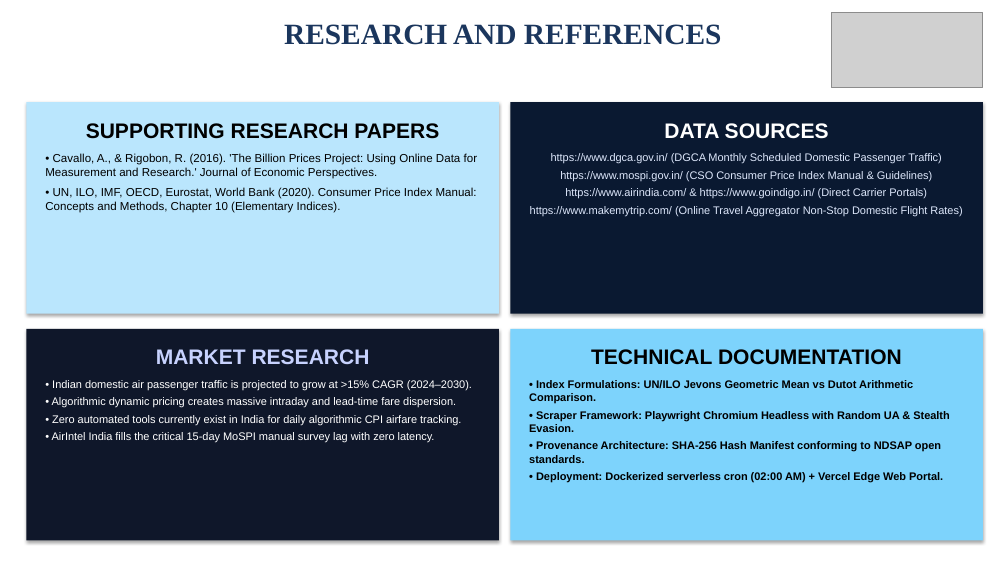
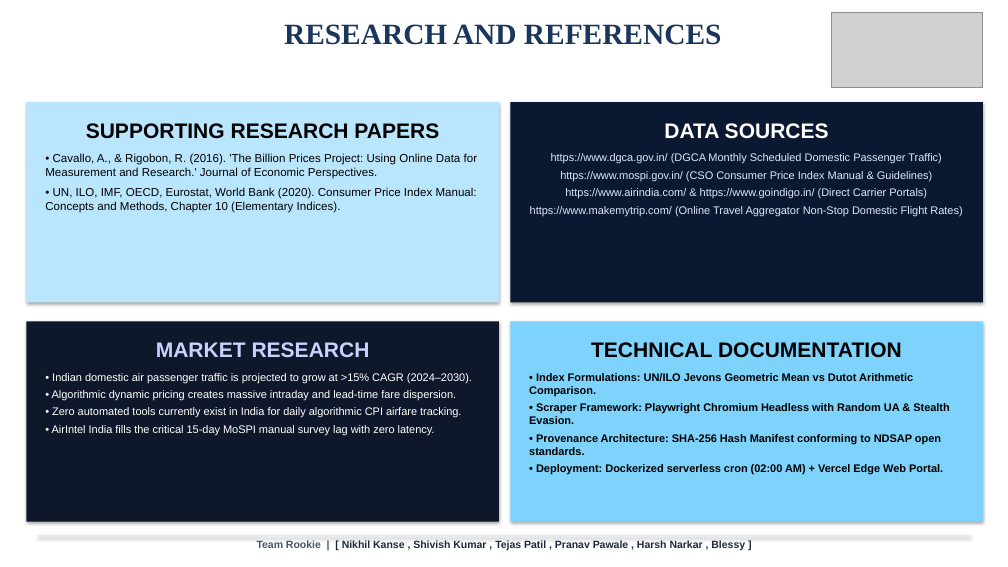
Before and after one commit to oshshivish-tech/sih26056_airfare_cpi, a slide deck: slide 6 of AirIntel_India_SIH26056_Presentation.pptx (slide 7 before the commit). Drawn at 1008x567 pixels with LibreOffice and Linux fonts; fonts in the diff are those of the drawing; grey boxes stand for pictures. Boxes give left, top, right and bottom in pixels: in the first picture for what was removed or moved away, otherwise in the second. Text is boxed around its words. In the diff, an @@ line names an element or a change of style, - is before the commit and + after.

```diff
--- a/AirIntel_India_SIH26056_Presentation.pptx
+++ b/AirIntel_India_SIH26056_Presentation.pptx
@@ rectangle: place and size @@
-rectangle at (26,102,499,314)
+rectangle at (26,102,499,302)
@@ rectangle: place and size @@
-rectangle at (510,102,983,314)
+rectangle at (510,102,983,302)
@@ rectangle: place and size @@
-rectangle at (26,329,499,541)
+rectangle at (26,321,499,522)
@@ rectangle: place and size @@
-rectangle at (510,329,983,541)
+rectangle at (510,321,983,522)
@@ text "MARKET RESEARCH": place and size @@
-text "MARKET RESEARCH" at (52,349,472,443)
+text "MARKET RESEARCH" at (52,342,472,435)
@@ text "TECHNICAL DOCUMENTATION": place and size @@
-text "TECHNICAL DOCUMENTATION" at (529,349,950,482)
+text "TECHNICAL DOCUMENTATION" at (529,342,950,475)
@@ rectangle added at (38,535,970,536), fill #E2E8F0 @@
@@ text added at (257,540,745,551), 10 pt, text #1E293B, bold @@
+Team Rookie | [ Nikhil Kanse , Shivish Kumar , Tejas Patil , Pranav Pawale , Harsh Narkar , Blessy ]
```
Also in this commit, not shown: 5 other slides changed, 1 slide removed, 3 other files.
